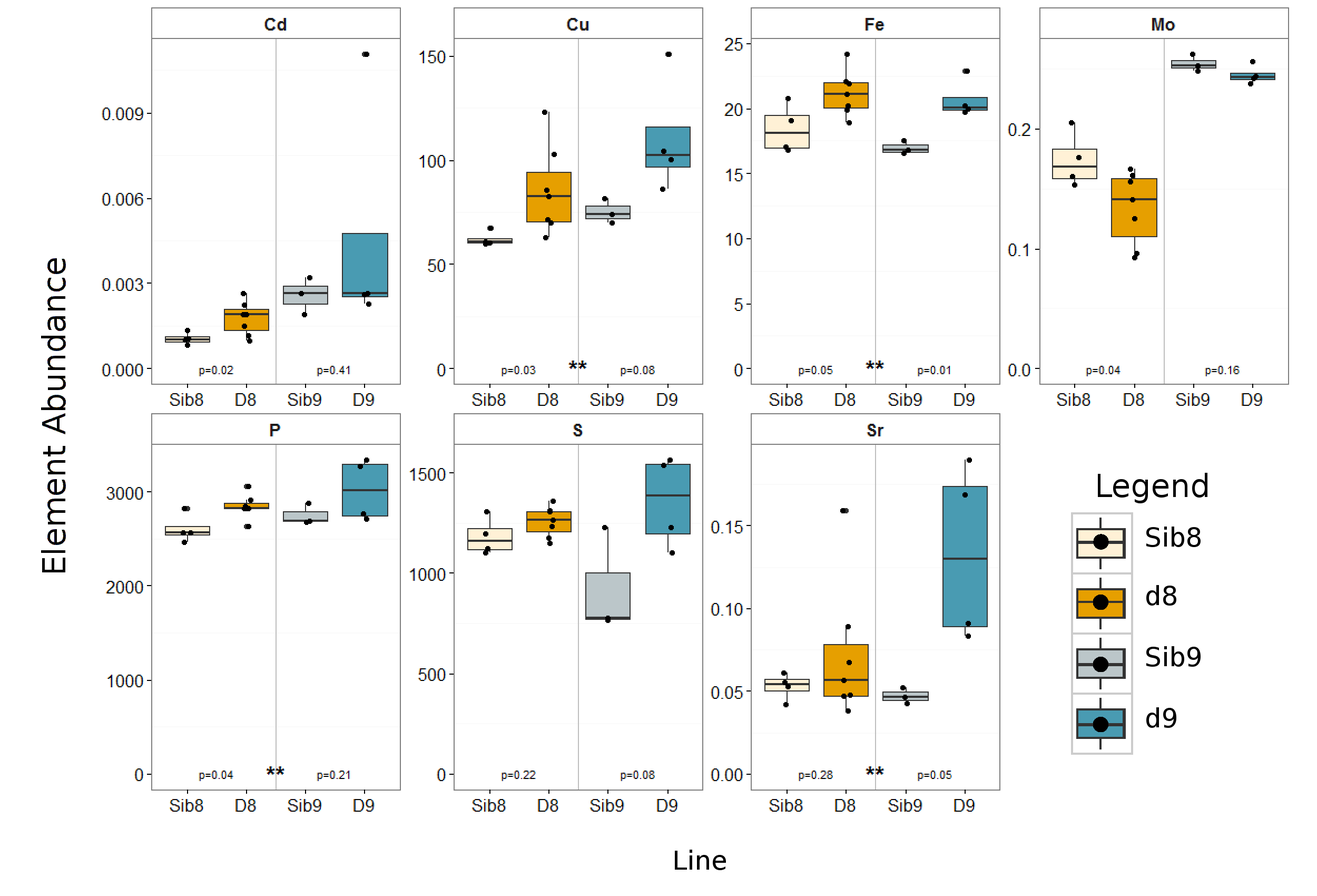
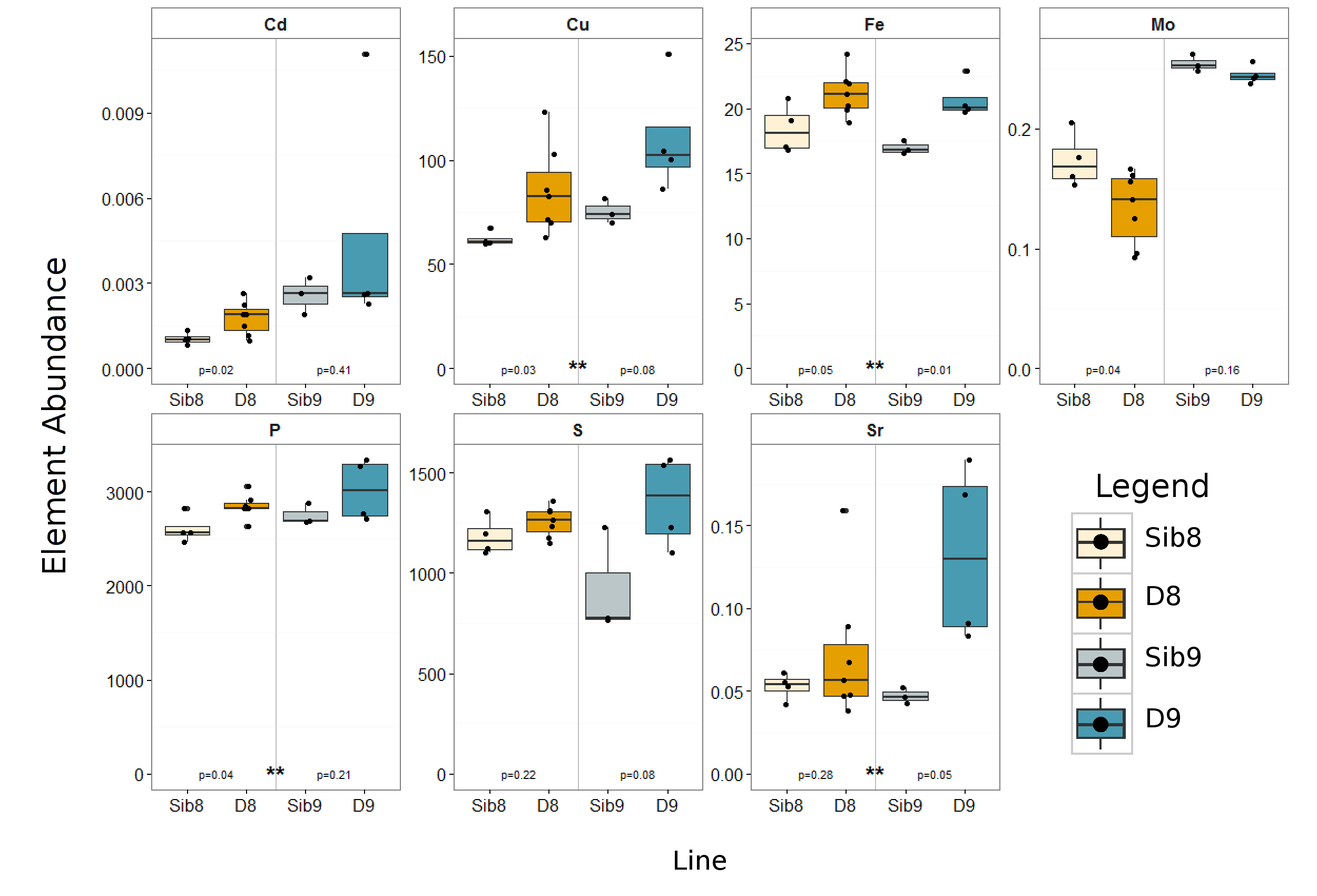
Layers edited between the first and the second (1317, 896) image:
renamed "d9" to "D9", painted on it over [1146, 706, 1181, 728]
renamed "d8" to "D8", painted on it over [1146, 584, 1181, 606]
